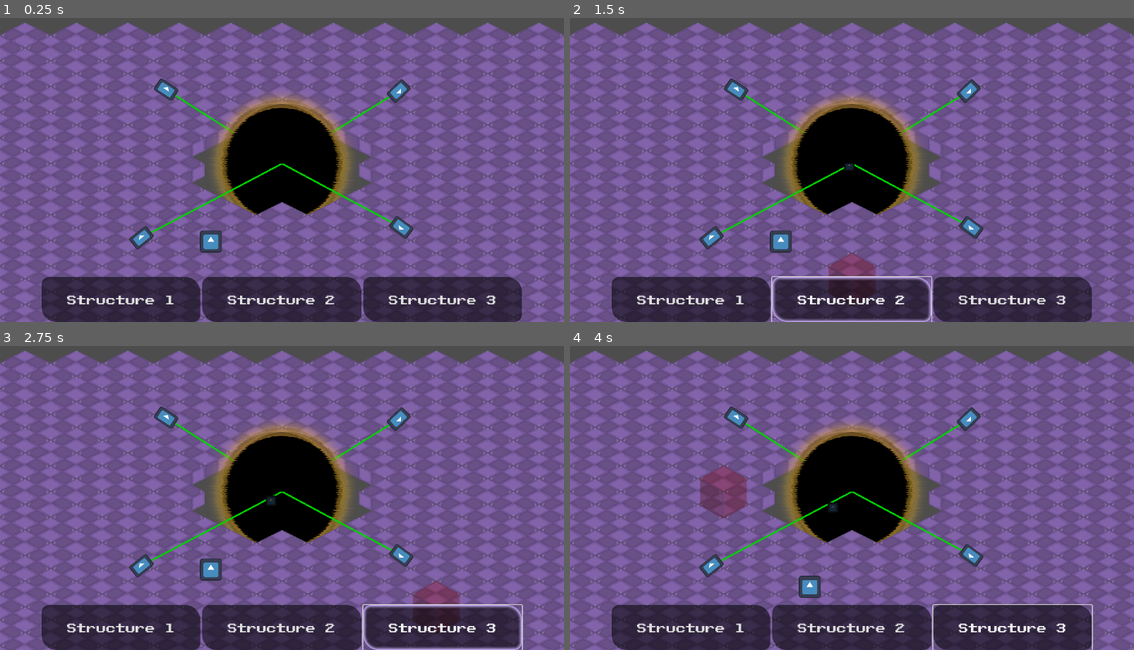
Above: before the commit, frames 1-4 (two rows, left to right).
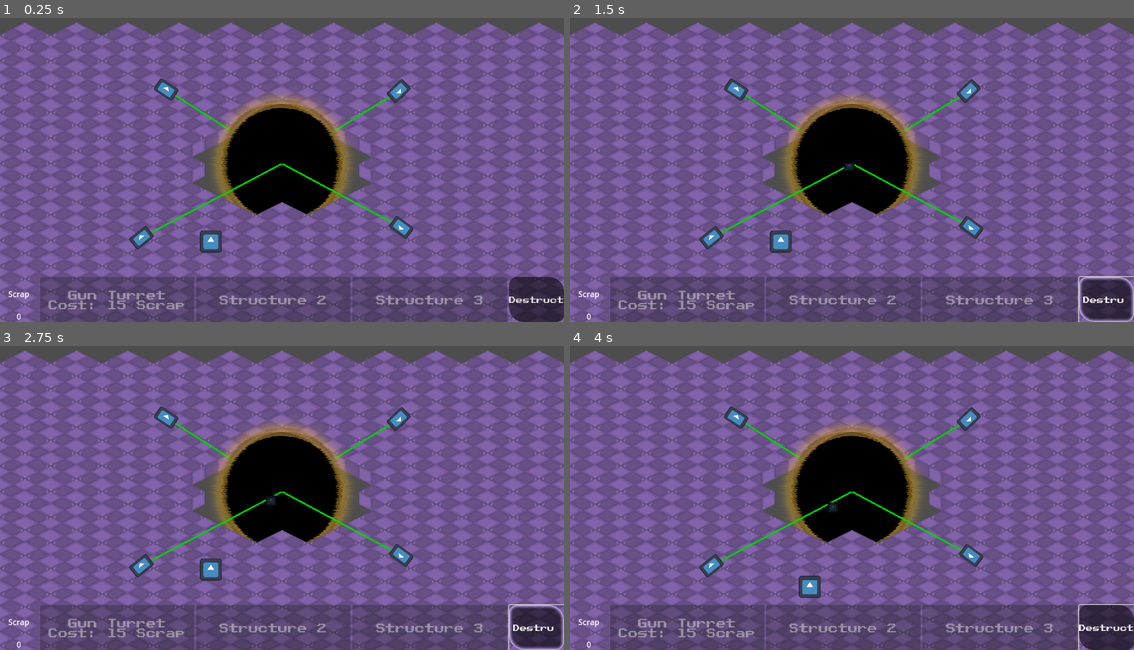
Above: after the commit, the same moments.

Repository: jkostello/Godot-Wild-Jam-69
Game: Godot game, scene res://level.tscn
Two runs of this game, one before a commit and one after it. Both use one fixed random seed, a clock stepped at 60 frames per second and the inputs below. The engine's default icon, where the game draws it, is replaced by a stand-in: a white triangle on a blue panel in a dark square.
Inputs (mouse positions are in pixels of both pictures, inside the frame that each line leads up to):
- Up to frame 1 (0.25 s): no input
- Up to frame 2 (1.5 s): click "Structure 1" (after the commit: "Destruct") at 0.5 s; click "Structure 2" (after the commit: "Destruct") at 1.25 s
- Up to frame 3 (2.75 s): click "Structure 3" (after the commit: "Destruct") at 2 s
- Up to frame 4 (4 s): tap Enter at 2.75 s; move the mouse to (976, 476) at 2.77 s; hold D (right) 2.78-3.53 s; click (976, 476) at 2.92 s; tap Space at 3.02, 3.77 s; move the mouse to (739, 507) at 3.52 s; hold S (down) from 3.53 s (still down)

The runs differ from the first frame. In frame 1, 13% of the frame differs, in the area x 1-100%, y 85-100%; in frame 2, 14%; in frame 3, 14%; in frame 4, 15%, in the area x 1-100%, y 39-100%.

Commit message:
Update structure_handler.tscn

Diff:
--- a/structure_handler.tscn
+++ b/structure_handler.tscn
@@ -1,8 +1,24 @@
-[gd_scene load_steps=4 format=3 uid="uid://bpg2lcg0737in"]
+[gd_scene load_steps=8 format=3 uid="uid://bpg2lcg0737in"]
 
 [ext_resource type="Script" path="res://structure_handler.gd" id="1_sjf38"]
 [ext_resource type="Texture2D" uid="uid://y1qtlj332y4q" path="res://green_highlight.png" id="2_4xf2m"]
 [ext_resource type="Theme" uid="uid://ca4ojcmrepr24" path="res://UI/standard_theme.tres" id="2_74kgc"]
+
+[sub_resource type="InputEventKey" id="InputEventKey_d7qj1"]
+device = -1
+keycode = 49
+unicode = 49
+
+[sub_resource type="Shortcut" id="Shortcut_kbh82"]
+events = [SubResource("InputEventKey_d7qj1")]
+
+[sub_resource type="InputEventKey" id="InputEventKey_igxi0"]
+device = -1
+keycode = 50
+unicode = 50
+
+[sub_resource type="Shortcut" id="Shortcut_4ors3"]
+events = [SubResource("InputEventKey_igxi0")]
 
 [node name="structure_handler" type="Control"]
 layout_mode = 3
@@ -37,20 +53,36 @@
 size_flags_horizontal = 3
 size_flags_stretch_ratio = 0.25
 
+[node name="scrapLabel" type="RichTextLabel" parent="VBoxContainer/buttonHolder/HBoxContainer/MarginContainer2"]
+layout_mode = 2
+theme = ExtResource("2_74kgc")
+bbcode_enabled = true
+text = "
+[center]Scrap
+
+0[/center]"
+shortcut_keys_enabled = false
+visible_characters_behavior = 1
+
 [node name="structureBut1" type="Button" parent="VBoxContainer/buttonHolder/HBoxContainer"]
 layout_mode = 2
 size_flags_horizontal = 3
 theme = ExtResource("2_74kgc")
 theme_override_font_sizes/font_size = 20
+disabled = true
 action_mode = 0
-text = "Structure 1"
+shortcut = SubResource("Shortcut_kbh82")
+text = "Gun Turret
+Cost: 15 Scrap"
 
 [node name="structureBut2" type="Button" parent="VBoxContainer/buttonHolder/HBoxContainer"]
 layout_mode = 2
 size_flags_horizontal = 3
 theme = ExtResource("2_74kgc")
 theme_override_font_sizes/font_size = 20
+disabled = true
 action_mode = 0
+shortcut = SubResource("Shortcut_4ors3")
 text = "Structure 2"
 
 [node name="structureBut3" type="Button" parent="VBoxContainer/buttonHolder/HBoxContainer"]
@@ -58,13 +90,17 @@
 size_flags_horizontal = 3
 theme = ExtResource("2_74kgc")
 theme_override_font_sizes/font_size = 20
+disabled = true
 action_mode = 0
 text = "Structure 3"
 
-[node name="MarginContainer" type="MarginContainer" parent="VBoxContainer/buttonHolder/HBoxContainer"]
+[node name="dcButton" type="Button" parent="VBoxContainer/buttonHolder/HBoxContainer"]
 layout_mode = 2
 size_flags_horizontal = 3
 size_flags_stretch_ratio = 0.25
+theme = ExtResource("2_74kgc")
+theme_override_font_sizes/font_size = 14
+text = "Destruct"
 
 [node name="highlightBlock" type="Sprite2D" parent="."]
 visible = false
@@ -76,3 +112,4 @@
 [connection signal="pressed" from="VBoxContainer/buttonHolder/HBoxContainer/structureBut1" to="." method="onButtonPressed" binds= [1]]
 [connection signal="pressed" from="VBoxContainer/buttonHolder/HBoxContainer/structureBut2" to="." method="onButtonPressed" binds= [2]]
 [connection signal="pressed" from="VBoxContainer/buttonHolder/HBoxContainer/structureBut3" to="." method="onButtonPressed" binds= [3]]
+[connection signal="pressed" from="VBoxContainer/buttonHolder/HBoxContainer/dcButton" to="." method="onButtonPressed" binds= [4]]
